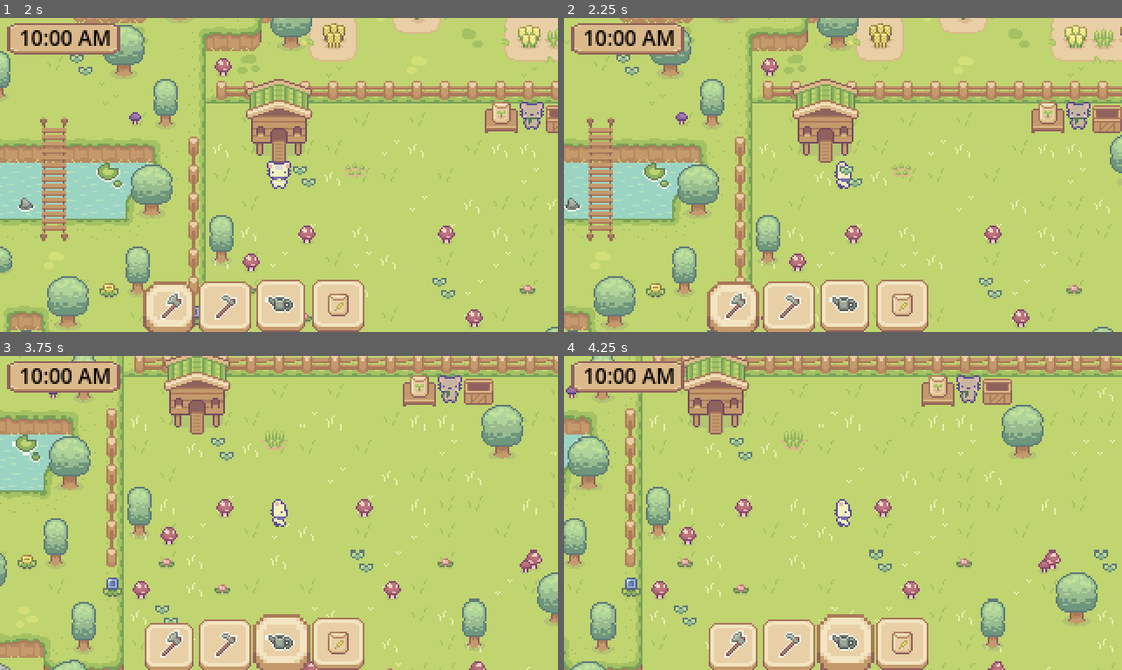
Above: before the commit, frames 1-4 (two rows, left to right).
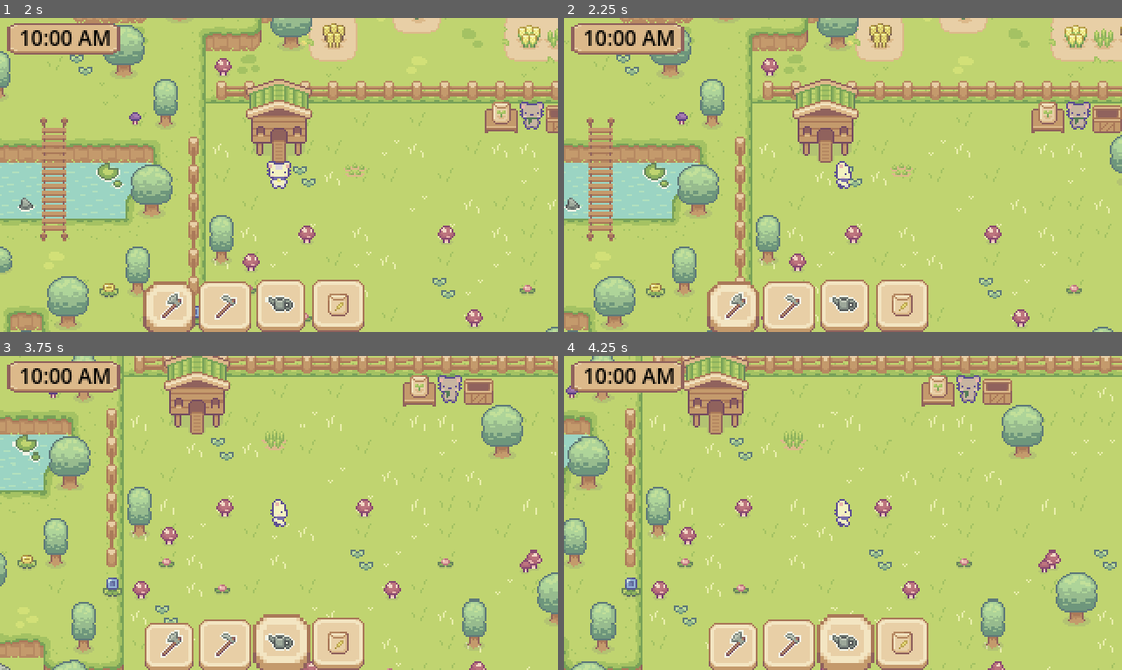
Above: after the commit, the same moments.

Repository: egd3025/everbloom
Game: Godot game, scene res://start_menu.tscn
Two runs of this game, one before a commit and one after it. Both use one fixed random seed, a clock stepped at 60 frames per second and the inputs below.
Inputs (mouse positions are in pixels of both pictures, inside the frame that each line leads up to):
- Up to frame 1 (2 s): click (117, 303) at 0.5 s; click (290, 77) at 1.25 s
- Up to frame 2 (2.25 s): tap Enter at 2 s; hold Right (ui_right) from 2.03 s (still down); tap 1 (1) at 2.1 s
- Up to frame 3 (3.75 s): tap 2 (2) at 2.3, 2.85 s; release Right (ui_right) at 2.78 s; hold Down (ui_down) 2.78-3.53 s; tap 3 (3) at 3.05, 3.6 s; hold Right (ui_right) from 3.53 s (still down)
- Up to frame 4 (4.25 s): keep holding Right (ui_right); tap A (Plant) at 3.8 s

Frame 1 is identical in both runs. In frame 2, less than 0.1% of the frame differs, in the area x 49-52%, y 47-53%; in frame 3, less than 0.1%; in frame 4, 0.2%, in the area x 54-100%, y 62-69%.
Error in both runs: Attempt to call function 'get_length' in base 'null instance' on a null instance. (res://World/world.gd:20)

Commit message:
ysorting
Fixed y sorting for decorative plants

Diff:
--- a/EverBloom/Plants/Plant.tscn
+++ b/EverBloom/Plants/Plant.tscn
@@ -24,7 +24,6 @@
 
 [node name="CollisionShape2D" type="CollisionShape2D" parent="pickable_area"]
 shape = SubResource("CircleShape2D_74do7")
-one_way_collision_margin = 5.0
 
 [node name="Marker2D" type="Marker2D" parent="."]
 
--- a/EverBloom/stardew.tres
+++ b/EverBloom/stardew.tres
@@ -14,9 +14,11 @@
 4:0/0/physics_layer_0/linear_velocity = Vector2(0, 0)
 4:0/0/physics_layer_0/angular_velocity = 0.0
 5:0/0 = 0
+5:0/0/y_sort_origin = -1
 5:0/0/physics_layer_0/linear_velocity = Vector2(0, 0)
 5:0/0/physics_layer_0/angular_velocity = 0.0
 6:0/0 = 0
+6:0/0/y_sort_origin = -1
 6:0/0/physics_layer_0/linear_velocity = Vector2(0, 0)
 6:0/0/physics_layer_0/angular_velocity = 0.0
 7:0/0 = 0
@@ -32,9 +34,11 @@
 4:1/0/physics_layer_0/linear_velocity = Vector2(0, 0)
 4:1/0/physics_layer_0/angular_velocity = 0.0
 5:1/0 = 0
+5:1/0/y_sort_origin = 2
 5:1/0/physics_layer_0/linear_velocity = Vector2(0, 0)
 5:1/0/physics_layer_0/angular_velocity = 0.0
 6:1/0 = 0
+6:1/0/y_sort_origin = -10
 6:1/0/physics_layer_0/linear_velocity = Vector2(0, 0)
 6:1/0/physics_layer_0/angular_velocity = 0.0
 7:1/0 = 0
@@ -62,6 +66,7 @@
 5:2/0/physics_layer_0/linear_velocity = Vector2(0, 0)
 5:2/0/physics_layer_0/angular_velocity = 0.0
 6:2/0 = 0
+6:2/0/y_sort_origin = -5
 6:2/0/physics_layer_0/linear_velocity = Vector2(0, 0)
 6:2/0/physics_layer_0/angular_velocity = 0.0
 7:2/0 = 0
@@ -89,6 +94,7 @@
 5:3/0/physics_layer_0/linear_velocity = Vector2(0, 0)
 5:3/0/physics_layer_0/angular_velocity = 0.0
 6:3/0 = 0
+6:3/0/y_sort_origin = -5
 6:3/0/physics_layer_0/linear_velocity = Vector2(0, 0)
 6:3/0/physics_layer_0/angular_velocity = 0.0
 7:3/0 = 0
Not shown: 2 places in EverBloom/Plants/Plant.tscn that only renumber resources
Not shown: 1 places in EverBloom/start_menu.tscn that only renumber resources
